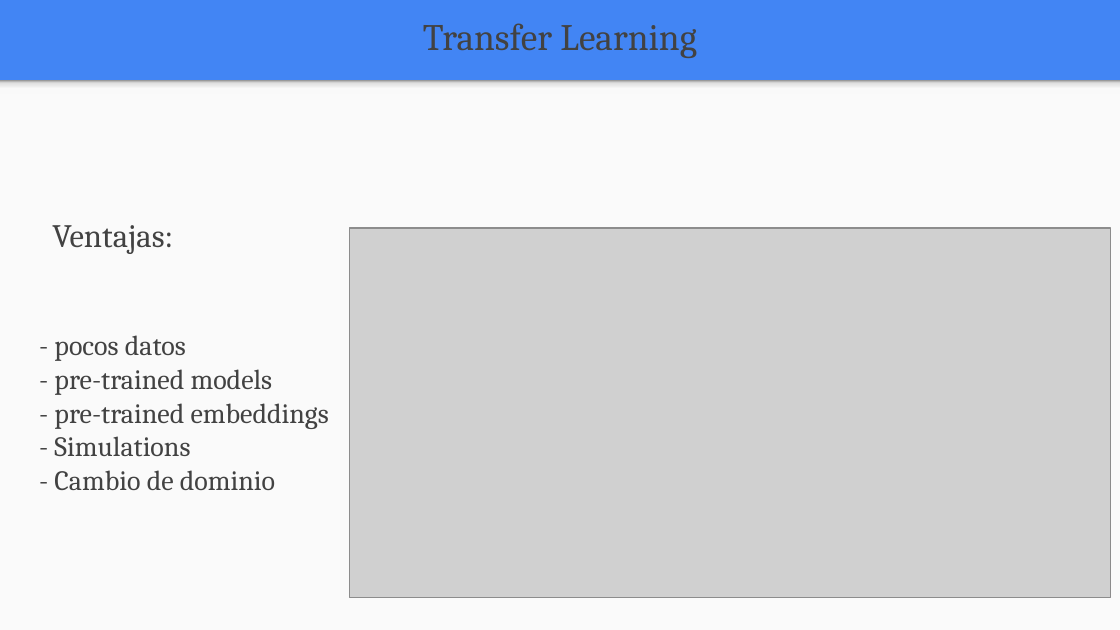
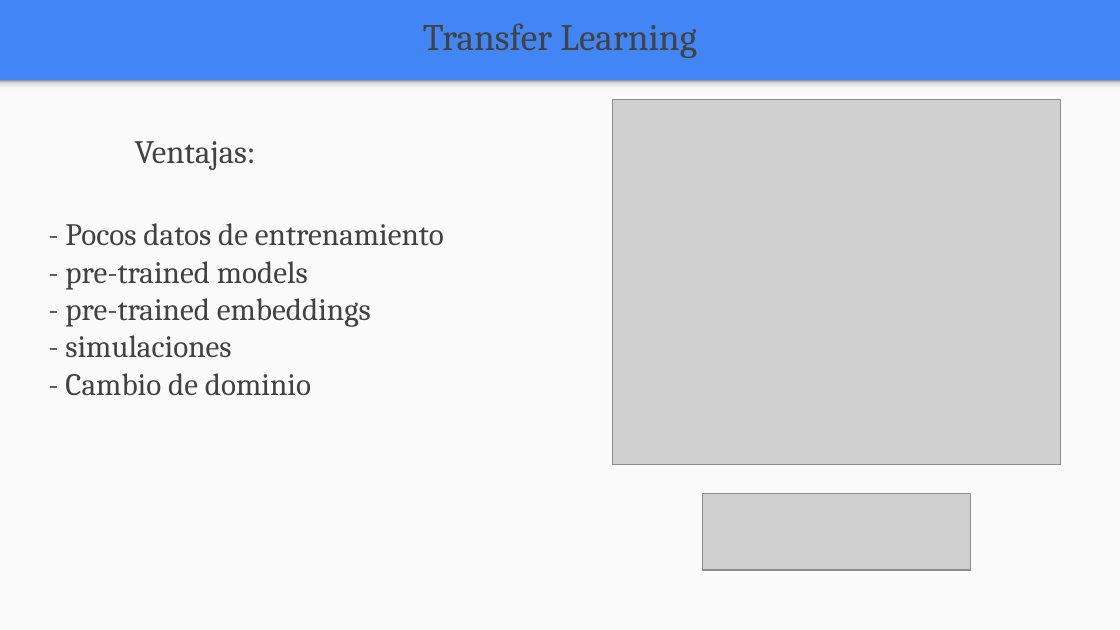
Before and after one commit to FIUBA-Posgrado-Inteligencia-Artificial/aprendizaje_profundo, a slide deck: slide 5 of clase_8/teoria/clase_8.pptx (slide 4 before the commit). Drawn at 1120x630 pixels with LibreOffice and Linux fonts; fonts in the diff are those of the drawing; grey boxes stand for pictures. Boxes give left, top, right and bottom in pixels: in the first picture for what was removed or moved away, otherwise in the second. Text is boxed around its words. In the diff, an @@ line names an element or a change of style, - is before the commit and + after.

```diff
--- a/clase_8/teoria/clase_8.pptx
+++ b/clase_8/teoria/clase_8.pptx
@@ picture: place and size @@
-picture at (349,228,1111,598)
+picture at (613,100,1061,464)
@@ text "Ventajas:": place and size @@
-text "Ventajas:" at (52,225,173,254)
+text "Ventajas:" at (135,141,256,170)
@@ text "- Pocos datos de entrenamiento": place and size @@
-text "- Pocos datos de entrenamiento" at (54,335,329,490)
+text "- Pocos datos de entrenamiento" at (65,223,444,395)
@@ text at (65,223,444,246): text changed; size 18 to 20 pt @@
-- pocos datos
+- Pocos datos de entrenamiento
@@ text at (65,261,371,395): size 18 to 20 pt in "- pre-trained models", "- pre-trained embeddings", "- Cambio de dominio" @@
@@ text at (65,335,231,357): text changed; size 18 to 20 pt @@
-- Simulations
+- simulaciones
@@ picture added at (702,493,971,570) @@
```
Also in this commit, not shown: 8 other slides changed, 2 other files.
